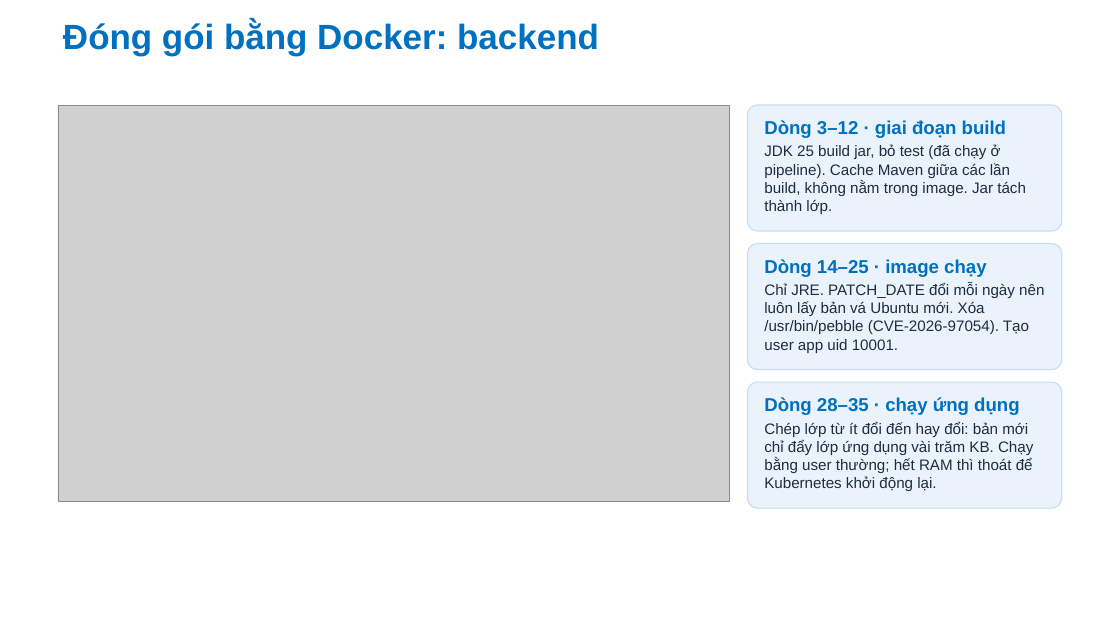
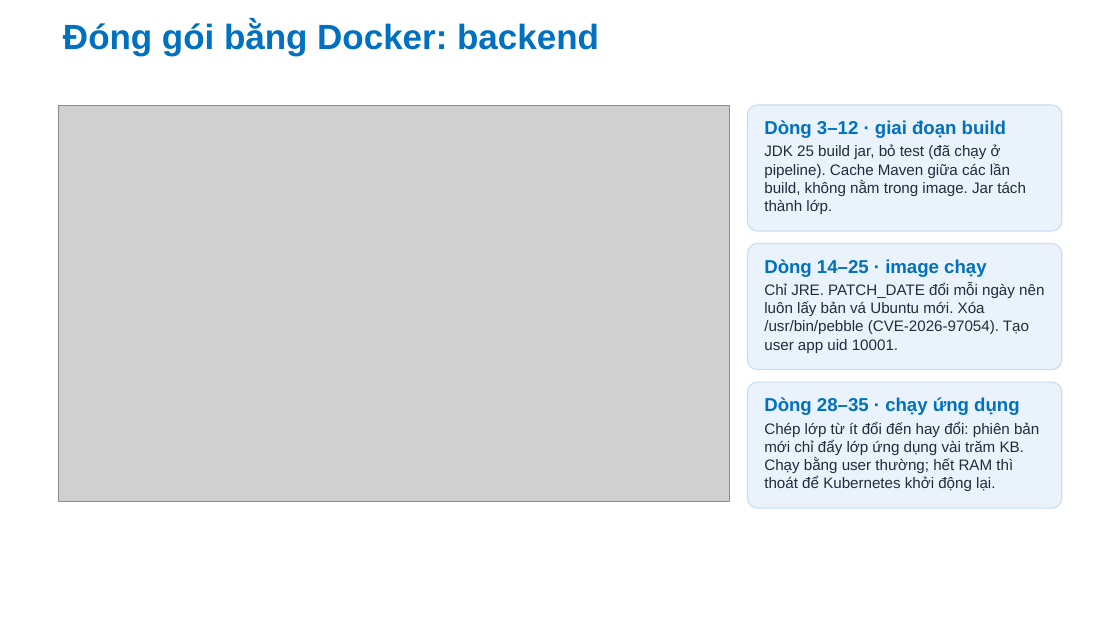
Before and after one commit to Anpham120/restaurant-management-system, a slide deck: slide 12 of docs/bao-cao/Slide_TrienKhaiPhanMem_AtlasRestaurant.pptx. Drawn at 1120x630 pixels with LibreOffice and Linux fonts; fonts in the diff are those of the drawing; grey boxes stand for pictures; background and template pictures are left out. Boxes give left, top, right and bottom in pixels: in the first picture for what was removed or moved away, otherwise in the second. Text is boxed around its words. In the diff, an @@ line names an element or a change of style, - is before the commit and + after.

```diff
--- a/docs/bao-cao/Slide_TrienKhaiPhanMem_AtlasRestaurant.pptx
+++ b/docs/bao-cao/Slide_TrienKhaiPhanMem_AtlasRestaurant.pptx
@@ text at [764, 421, 1039, 491]: text changed @@
-Chép lớp từ ít đổi đến hay đổi: bản mới chỉ đẩy lớp ứng dụng vài trăm KB. Chạy bằng user thường; hết RAM thì thoát để Kubernetes khởi động lại.
+Chép lớp từ ít đổi đến hay đổi: phiên bản mới chỉ đẩy lớp ứng dụng vài trăm KB. Chạy bằng user thường; hết RAM thì thoát để Kubernetes khởi động lại.
```
Also in this commit, not shown: 6 other slides changed, 6 other files.
